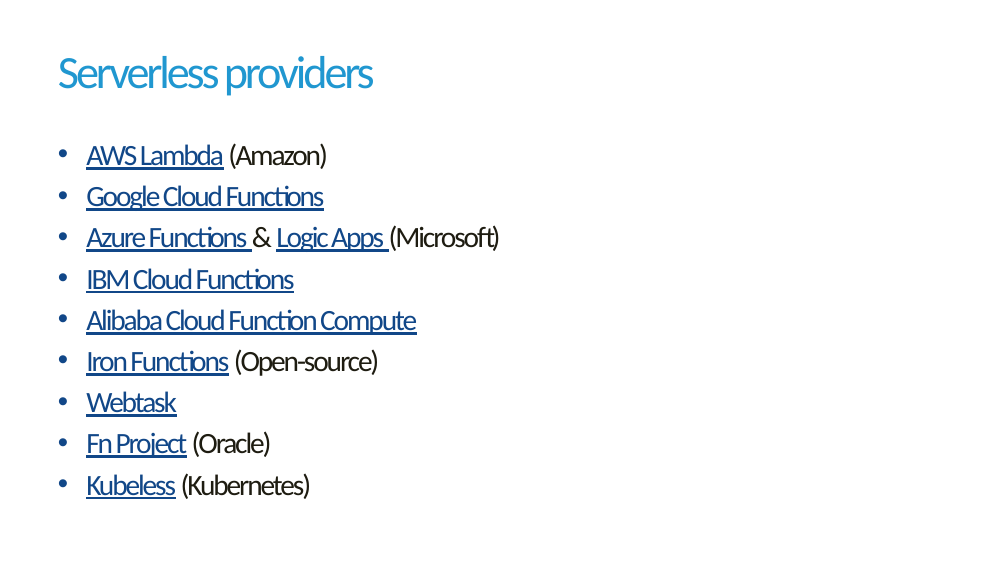
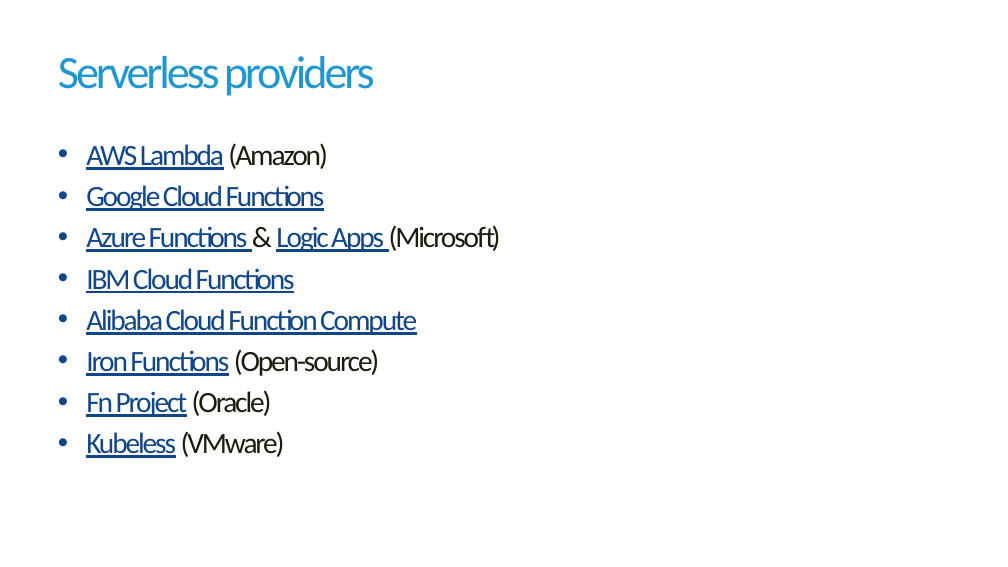
Before and after one commit to vaclavek/CloudDevelopment, a slide deck: slide 6 of Presentations/2019-04-03-Serverless-computing.pptx. Drawn at 1008x567 pixels with LibreOffice and Linux fonts; fonts in the diff are those of the drawing; background and template pictures are left out. Boxes give left, top, right and bottom in pixels: in the first picture for what was removed or moved away, otherwise in the second. Text is boxed around its words. In the diff, an @@ line names an element or a change of style, - is before the commit and + after.

```diff
--- a/Presentations/2019-04-03-Serverless-computing.pptx
+++ b/Presentations/2019-04-03-Serverless-computing.pptx
@@ text at (86, 391, 177, 417): paragraph removed @@
-• Webtask
@@ text at (86, 431, 285, 458): text changed; text colour #1E1C11 to #114788 @@
-• Kubeless (Kubernetes)
+• Kubeless (VMware)
```
Also in this commit, not shown: 2 other slides changed, 4 other files.
